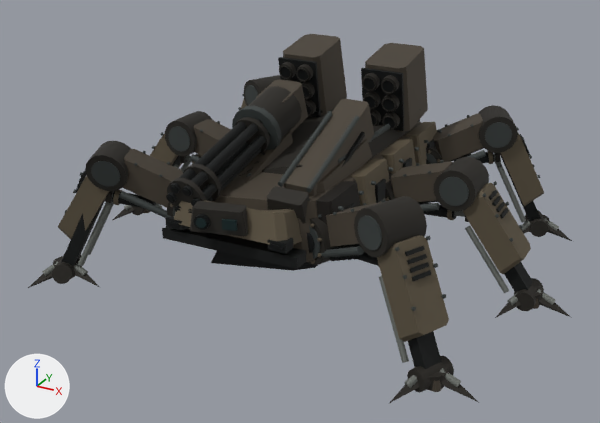
Renders of the glTF model assets/ridgeback-mech/derived/meshopt/mx06_d3_lod0.meshopt.glb from each side of a commit.
Rendered twice from a 50 mm lens placed at (4.99, -9.51, 5.38), pointed at (-0.01, -0.42, 0.84). Arrows for +X, +Y and +Z are at lower left; the lights stay in place. The picture after the commit comes second. Where no turn or scale is listed for an object, it has been applied to the vertices. Vertices at exactly the same position are counted once.

In view in the first picture: 'HULL_ARMOR', 'LASER_CANNON', 'MINIGUN_BARRELS', 'MINIGUN_RECEIVER', 'MISSILE_POD_L', 'MISSILE_POD_R', 'SHIN_ARMOR_FL', 'SHIN_ARMOR_FR', 'SHIN_ARMOR_MR', 'SHIN_ARMOR_RR', 'UPPER_ARM_FL', 'UPPER_ARM_FR' and 19 more.
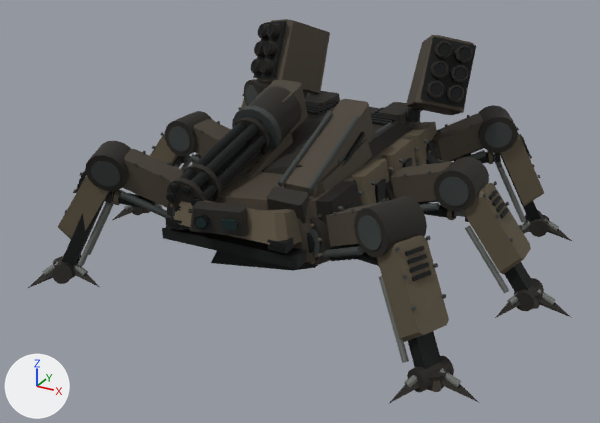
ob_missile_elevation is not drawn itself; it is the parent of ob_socket_missile_l_1, ob_socket_missile_l_2, ob_socket_missile_l_3, ob_socket_missile_l_4, ob_socket_missile_l_5, ob_socket_missile_l_6, ob_missile_pod_l, ob_socket_missile_r_1.

Boxes [x1, y1, x2, y2] around the edits, measured in the pictures (600 x 423 px; the box of a moved part takes in the faces that stretch with it):
'MISSILE_POD_R', moved, turned, reshaped: before [361, 43, 428, 132]; after [406, 35, 476, 115]
'MISSILE_POD_L', moved, turned: before [278, 34, 347, 117]; after [251, 19, 330, 94]
part 1 of me_mesh_0, added (mostly hidden): after [303, 89, 314, 99]
part 2 of me_mesh_0, added (mostly hidden): after [404, 105, 425, 122]
part 3 of me_mesh_11, moved or reshaped: before [278, 34, 347, 117]; after [251, 19, 476, 115]

The change in detail:
me_mesh_0 is used by ob_hull_armor; location (0.0, 0.0, 1.16).
me_mesh_0 had 1302 vertices, 2216 faces and spanned x -1.22..1.22, y -2.31..1.92, z -0.77..1.04.
me_mesh_0 now has 1438 vertices, 2472 faces and spans x -1.24..1.24, y -2.31..1.92, z -0.77..1.14.
me_mesh_0 part 1: the loose piece of 34 vertices spanning x -0.69..-0.6, y 1.36..1.58, z -0.22..-0.02 is copied, and the copy is multiplied about its middle by the matrix ((1.358, 1.736, 1.519), (0.173, -1.699, 1.016), (1.301, -1.585, -1.72)), then moved by (-0.3, -0.1, 0.97); it spans x -1.24..-0.66, y 1.22..1.53, z 0.56..1.14.
me_mesh_0 part 2: the loose piece of 34 vertices spanning x 0.81..0.99, y 1.21..1.39, z 0.63..0.81 is copied, and the copy is multiplied about its middle by the matrix ((0.679, -0.087, 2.556), (-0.087, 0.916, 0.833), (-0.651, -0.212, 2.556)), then moved by (0.05, 0.07, 0.13); it spans x 0.66..1.24, y 1.22..1.53, z 0.56..1.14.
Other edits to the shape of me_mesh_0 do not show in these pictures.
me_mesh_11 is used by ob_missile_pod_l; parent ob_missile_elevation; location (0.0, 0.0, 0.0).
me_mesh_11 had 816 vertices, 1576 faces and spanned x -0.995..-0.305, y -0.588..0.425, z -0.27..0.67.
me_mesh_11 now has 816 vertices, 1576 faces and spans x -0.345..0.345, y -0.588..0.425, z -0.27..0.67.
me_mesh_11 part 3: the whole mesh is moved by (0.65, 0.0, 0.0).
Object 'MISSILE_ELEVATION' (ob_missile_elevation) moves from (0.0, 1.22, 0.93) to (0.0, 1.45, 1.08).
Object 'MISSILE_ELEVATION' (ob_missile_elevation) turns from (10, 0, 0) to (-24, 0, 0) degrees about x, y and z.
In object 'MISSILE_POD_L' (ob_missile_pod_l), parent goes from ob_missile_elevation to ob_missile_outboard_l.
Object 'MISSILE_POD_R' (ob_missile_pod_r) now shows me_mesh_11 instead of me_mesh_12.
In object 'MISSILE_POD_R' (ob_missile_pod_r), parent goes from ob_missile_elevation to ob_missile_outboard_r.
Object 'MISSILE_OUTBOARD_R' (ob_missile_outboard_r) is new.
Its parent is ob_missile_elevation.
Its location is (1.18, 0.0, 0.0).
Its rotation in degrees is (0, 0, 30).
Object 'MISSILE_OUTBOARD_L' (ob_missile_outboard_l) is new.
Its parent is ob_missile_elevation.
Its location is (-1.18, 0.0, 0.0).
Its rotation in degrees is (0, 0, -30).
